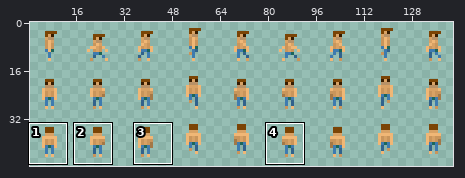
A sprite sheet gets an edit: assets/player_sprites.png. The first picture is a wide view before the edit; the outline marks the close-up.
Close-up. Old version:
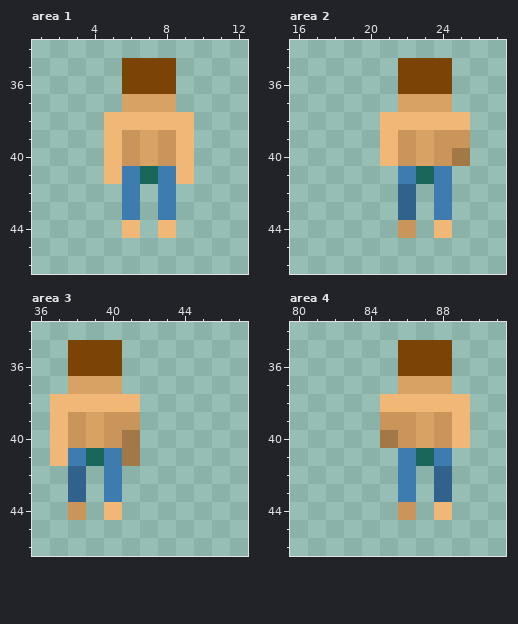
The file is 160x48 pixels. Shown: area 1: x 1..12, y 34..46; area 2: x 16..27, y 34..46; area 3: x 36..47, y 34..46; area 4: x 80..91, y 34..46. The wide view leaves out empty margins. The commit also changed other parts of the picture, which this record leaves out.
Once edited:
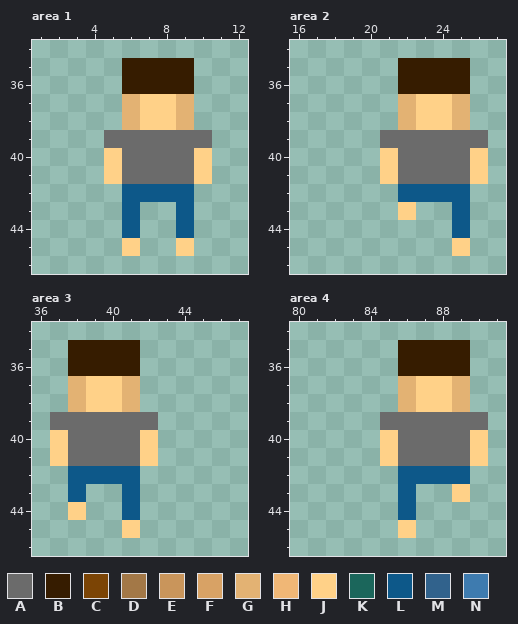
Palette (. is transparent): A #6b6b6b  B #361c00  C #7b4405  D #a37847  E #c9955b  F #d8a265  G #e3b273  H #f0b776  J #ffd188  K #1b665b  L #0d5889  M #31628c  N #3e7baf
From old to new:
Changed rows in their new state; - is an unchanged pixel.
Area 1:
first column x 5:
35 -BBBB-
36 -BBBB-
37 -GJJG-
38 .GJJG-
39 AAAAAA
40 JAAAAJ
41 JAAAAJ
42 -LLLL-
43 -L-.L-
44 -L-.L-
45 -J--J-
Area 2:
first column x 21:
35 -BBBB-
36 -BBBB-
37 -GJJG-
38 .GJJG-
39 AAAAAA
40 JAAAAJ
41 JAAAAJ
42 -LLLL-
43 -J-.L-
44 -.-.L-
45 ----J-
Area 3:
first column x 37:
35 -BBBB-
36 -BBBB-
37 -GJJG-
38 .GJJG-
39 AAAAAA
40 JAAAAJ
41 JAAAAJ
42 -LLLL-
43 -L-.L-
44 -J-.L-
45 ----J-
Area 4:
first column x 85:
35 -BBBB-
36 -BBBB-
37 -GJJG-
38 .GJJG-
39 AAAAAA
40 JAAAAJ
41 JAAAAJ
42 -LLLL-
43 -L-.J-
44 -L-.--
45 -J----
Pixel boxes of the changes (left, top, right, bottom) in both close-ups:
changed: (104, 58, 212, 256)
changed: (380, 58, 488, 256)
changed: (50, 340, 158, 538)
changed: (380, 340, 488, 538)
